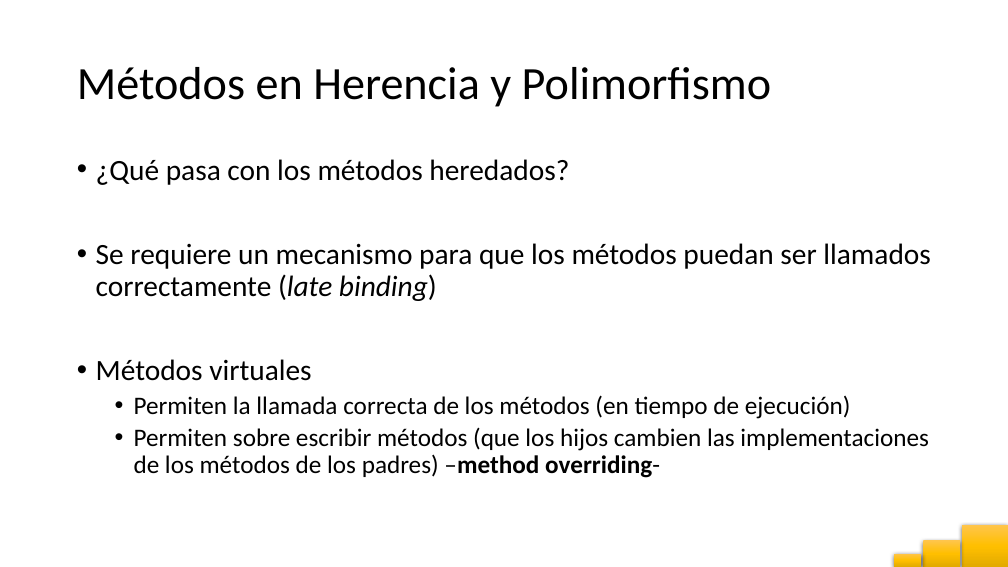
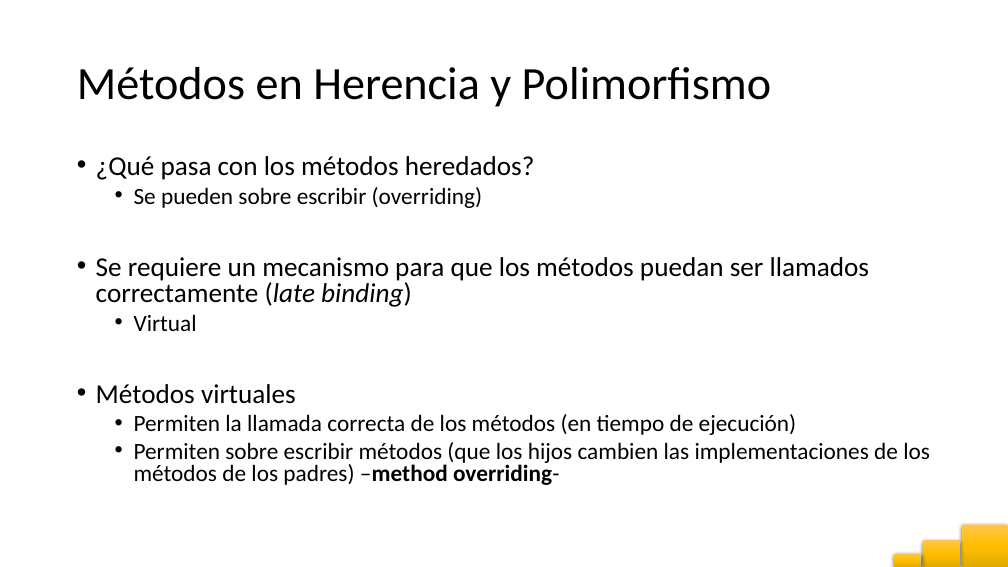
Before and after one commit to ariellucientec/tc1030_202011, a slide deck: slide 13 of Session5/Session5.pptx. Drawn at 1008x567 pixels with LibreOffice and Linux fonts; fonts in the diff are those of the drawing. Boxes give left, top, right and bottom in pixels: in the first picture for what was removed or moved away, otherwise in the second. Text is boxed around its words. In the diff, an @@ line names an element or a change of style, - is before the commit and + after.

```diff
--- a/Session5/Session5.pptx
+++ b/Session5/Session5.pptx
@@ text at box(96, 156, 930, 485): size 28 to 25.9 pt in "¿Qué pasa con los métodos heredados?", "Se requiere un mecanismo para que los ...", "Métodos virtuales"; size 24 to 22.2 pt in "Permiten la llamada correcta de los métodos ...", "Permiten sobre escribir métodos (que los hijos ..."; line spacing 0.9 to 0.8 @@
@@ text at box(134, 187, 483, 208): paragraph added @@
+  • Se pueden sobre escribir (overriding)
@@ text at box(134, 314, 197, 331): paragraph added @@
+  • Virtual
```
Also in this commit, not shown: 3 other slides changed, 1 slide added, 7 other files.
